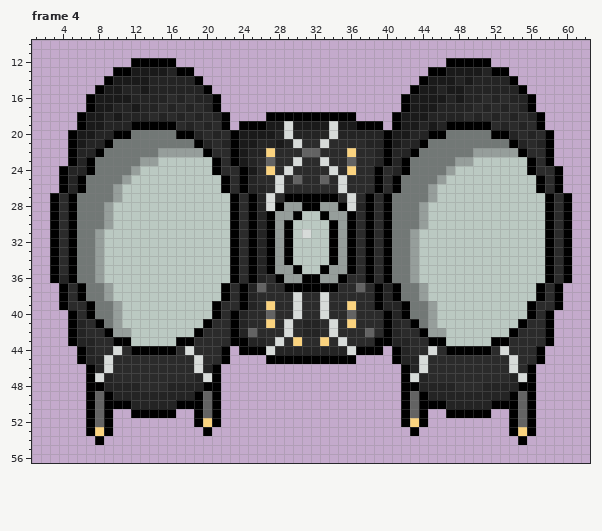
Pixel-art file, stored at Sprites/aseprite/Ship_Enemy_Large.aseprite. The picture above was drawn from the file before the commit.
64x64 pixels, 4 frames. Colours within 5 levels of each other are drawn and written as one. Shown: frame 4: x 1..62, y 10..56.
And afterwards:
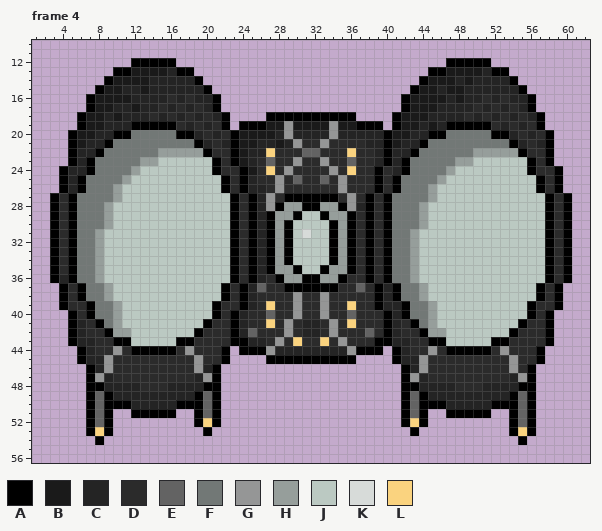
Palette (. is transparent): A #000000  B #1a1a1a  C #242424  D #2b2b2b  E #636363  F #727876  G #959696  H #969e9b  J #bbc9c2  K #d7dbd9  L #fad37f
From old to new:
Frame 4:
The author changed colour K to colour G in rows 19 to 20 at x 29 and 34; in row 21 at x 30 and 33; in row 23 at x 30 and 33; in row 24 at x 29 and 34; in rows 25 to 26 at x 28 and 35; in rows 27 to 28 at x 27 and 36.
The author changed colour K to colour G in rows 38 to 40 at x 30 and 33; in rows 41 to 42 at x 29 and 34; in row 43 at x 28 and 35; in row 44 at x 10, 18, 27, 36, 45 and 53; in rows 45 to 46 at x 9, 19, 44 and 54; in row 47 at x 8, 20, 43 and 55.
Where, in picture pixels (left, top, right, bottom), the same in both pictures:
changed: (266, 121, 356, 211)
changed: (266, 292, 356, 355)
changed: (95, 346, 122, 382)
changed: (185, 346, 212, 382)
changed: (410, 346, 437, 382)
changed: (500, 346, 527, 382)
